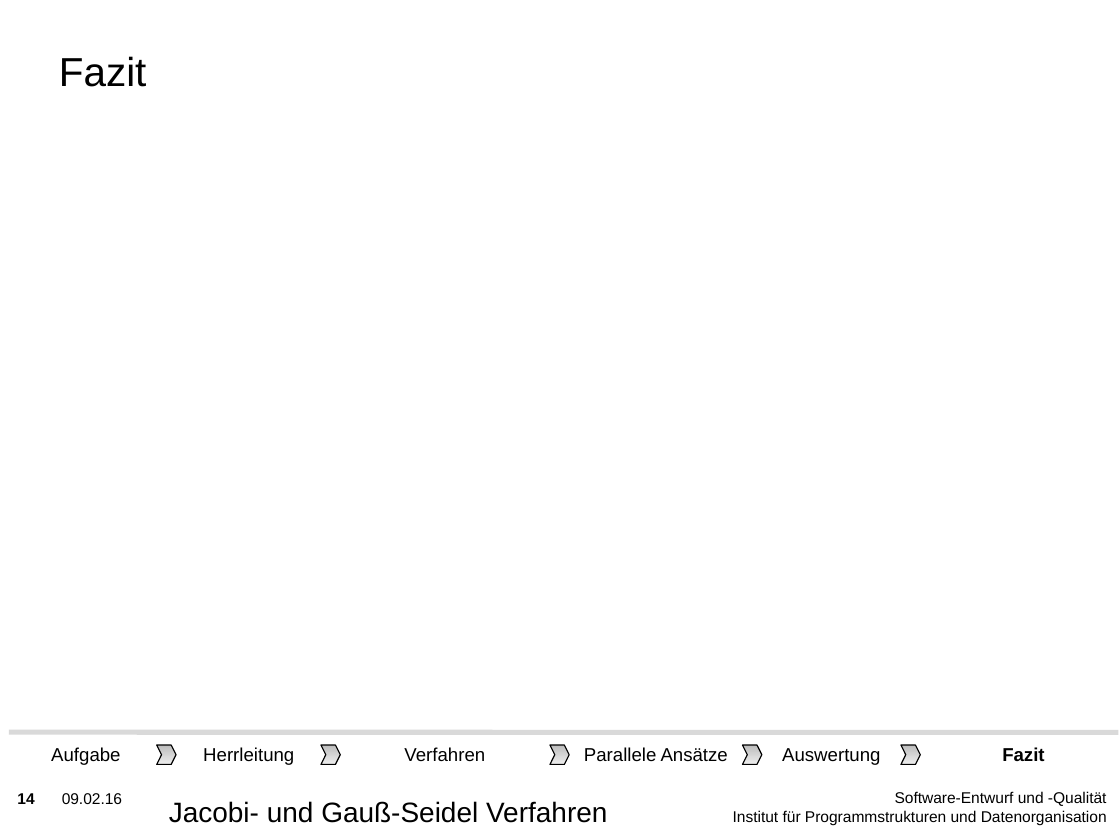
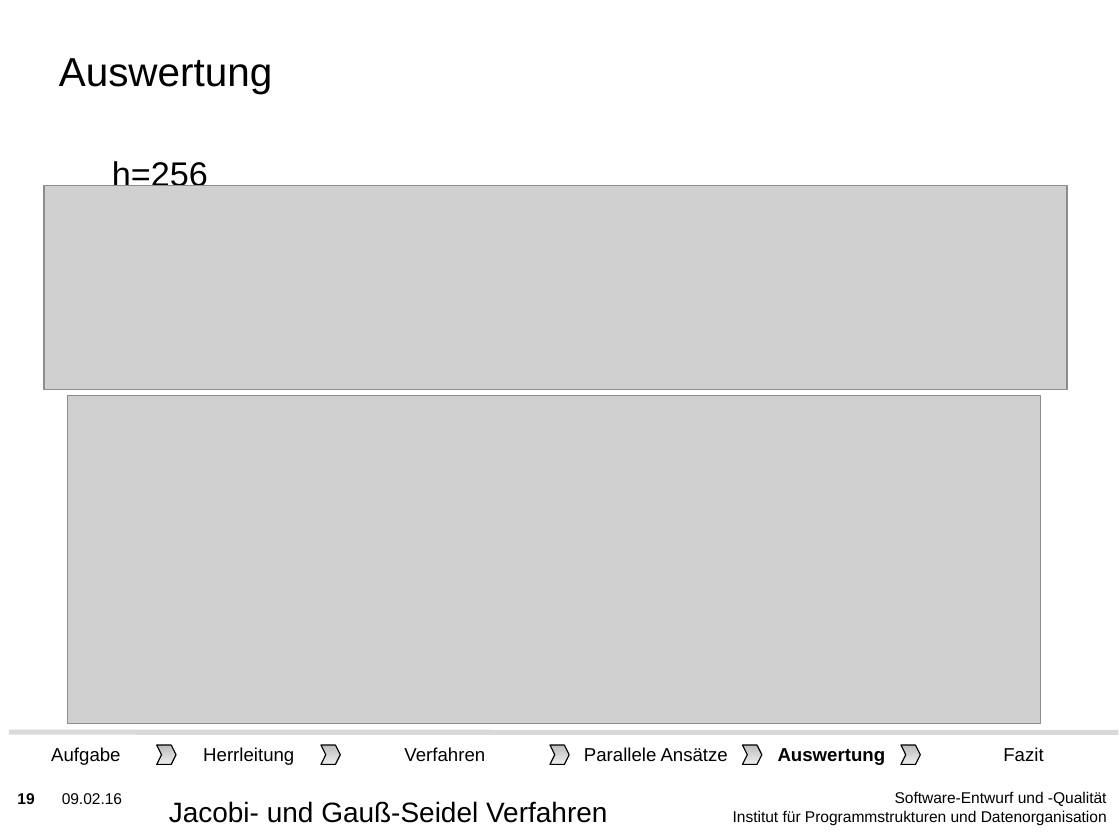
Before and after one commit to lutteropp/parallelDG, a slide deck: slide 19 of präsident/KIT-Masterslides-DE-SDQ.odp (slide 14 before the commit). Drawn at 1120x840 pixels with LibreOffice and Linux fonts; fonts in the diff are those of the drawing; grey boxes stand for pictures; background and template pictures are left out. Boxes give left, top, right and bottom in pixels: in the first picture for what was removed or moved away, otherwise in the second. Text is boxed around its words. In the diff, an @@ line names an element or a change of style, - is before the commit and + after.

```diff
--- a/präsident/KIT-Masterslides-DE-SDQ.odp
+++ b/präsident/KIT-Masterslides-DE-SDQ.odp
@@ title at (59, 58, 272, 94): text changed @@
-Fazit
+Auswertung
@@ text added at (112, 161, 208, 186), 22 pt, text #000000 @@
+h=256
@@ picture added at (44, 185, 1066, 389) @@
@@ picture added at (67, 395, 1040, 724) @@
@@ rectangle "Auswertung": place and size @@
-rectangle "Auswertung" at (772, 738, 893, 772)
+rectangle "Auswertung" at (766, 738, 896, 772)
@@ rectangle "Auswertung" at (766, 738, 896, 772): bold on @@
@@ rectangle "Fazit" at (992, 738, 1055, 772): bold off @@
@@ page number at (17, 793, 34, 804): text changed @@
-14
+19
```
Also in this commit, not shown: 3 other slides changed, 6 slides added, 53 other files.
